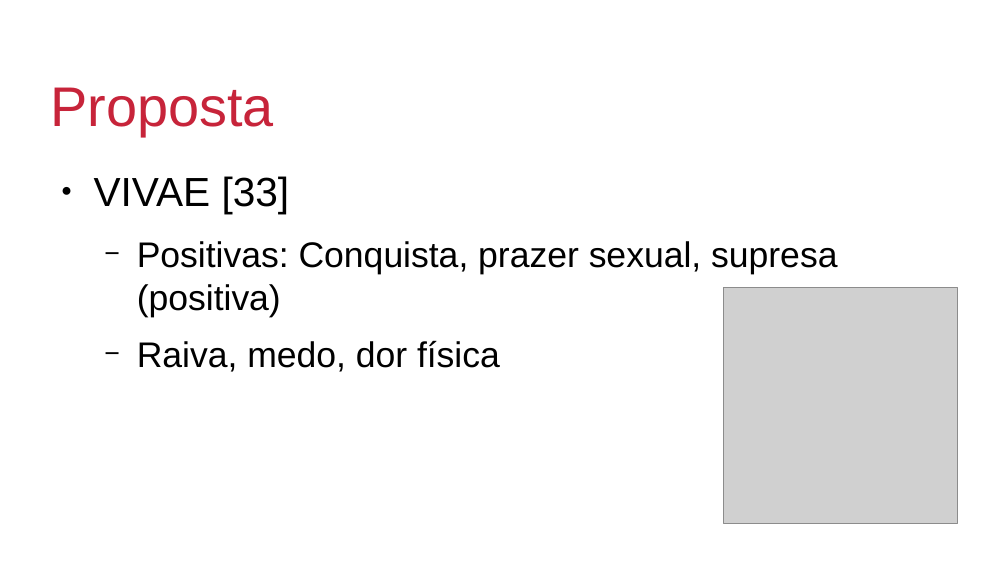
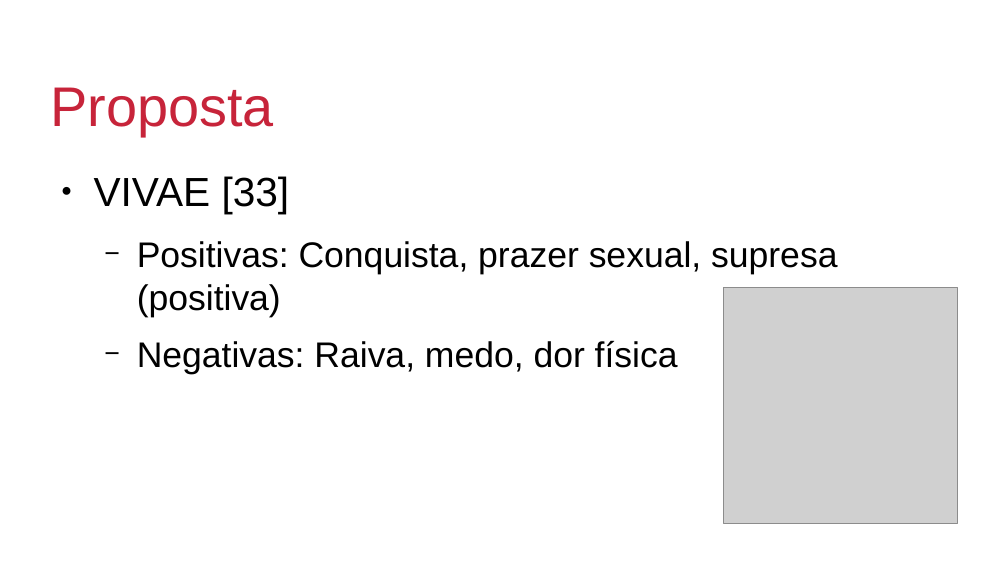
Before and after one commit to htbrandao/ppgi, a slide deck: slide 22 of pesquisa/qualificacao/etc/apresentacao.odp. Drawn at 1008x567 pixels with LibreOffice and Linux fonts; fonts in the diff are those of the drawing; grey boxes stand for pictures; background and template pictures are left out. Boxes give left, top, right and bottom in pixels: in the first picture for what was removed or moved away, otherwise in the second. Text is boxed around its words. In the diff, an @@ line names an element or a change of style, - is before the commit and + after.

Commit message:
pós apresentação pro orientador

```diff
--- a/pesquisa/qualificacao/etc/apresentacao.odp
+++ b/pesquisa/qualificacao/etc/apresentacao.odp
@@ text at [137, 340, 678, 374]: text changed @@
-  − Raiva, medo, dor física
+  − Negativas: Raiva, medo, dor física
```
Also in this commit, not shown: 32 other files.
